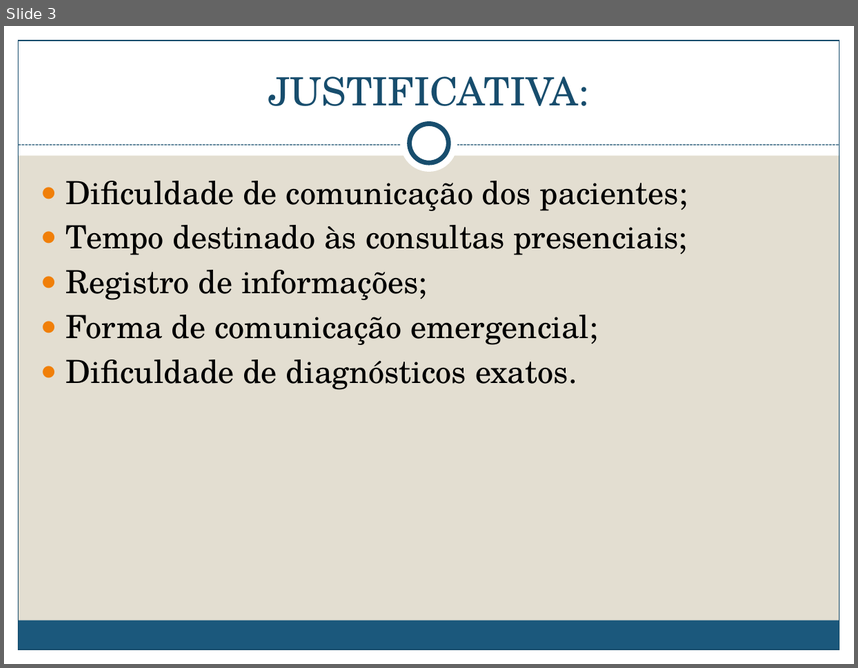
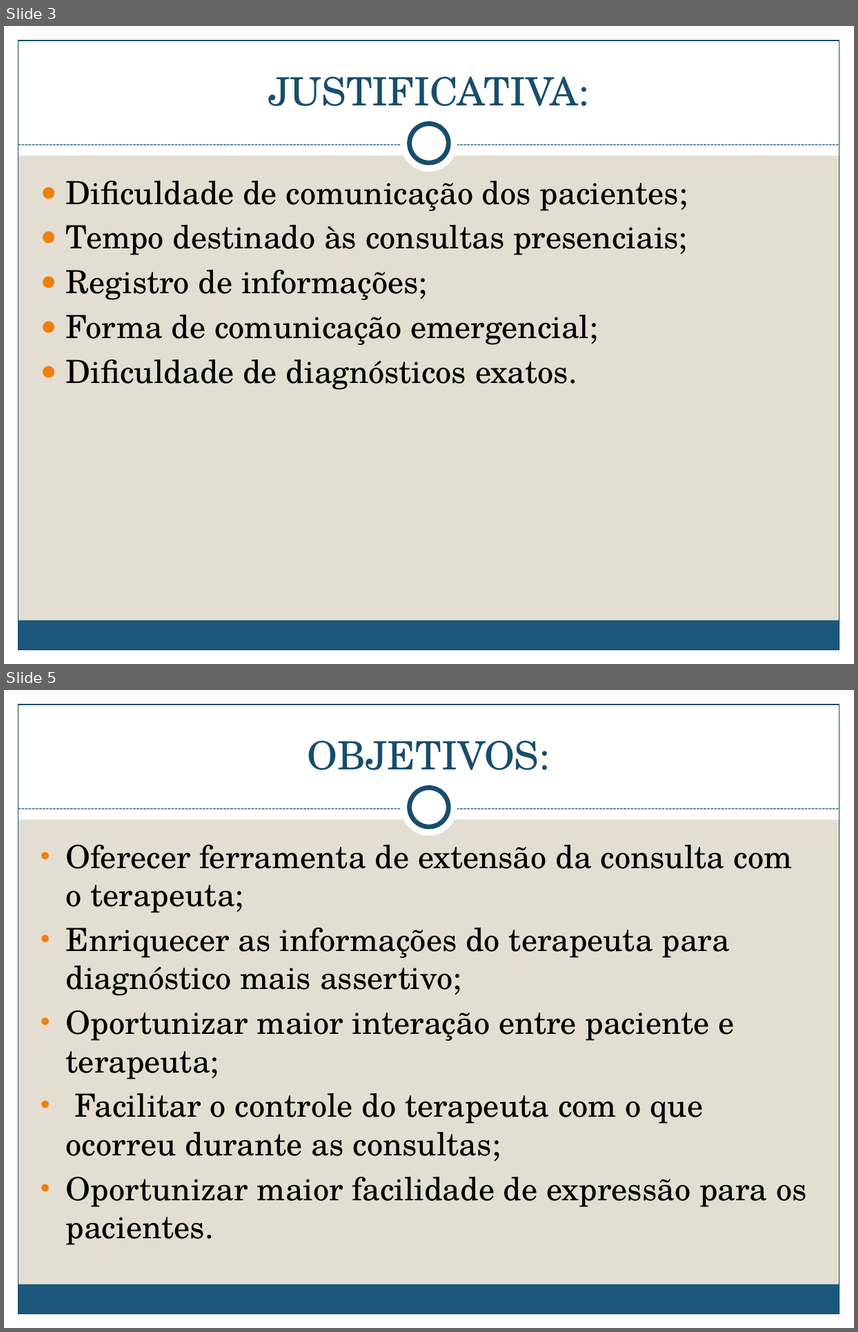
Before and after one commit to jhenitmj/PSIQ, a slide deck: DocumentoPSIQ/PSIQ.pptx. Shown one above the other, each under a label of ours: slide 3 before the commit, slides 3 and 5 after it; the slides between them are not shown. The pictures are 858x668 and 858x1332 pixels, drawn with LibreOffice and Linux fonts; fonts in the diff are those of the drawing. Boxes give left, top, right and bottom in pixels: in the first picture for what was removed or moved away, otherwise in the second. Text is boxed around its words. In the diff, an @@ line names an element or a change of style, - is before the commit and + after.

```diff
--- a/DocumentoPSIQ/PSIQ.pptx
+++ b/DocumentoPSIQ/PSIQ.pptx
@@ slide 5 added at <box>4,690,854,1328</box>, background #E3DED1; not listed: 9 template elements that a slide beside it also shows @@
@@ title added at <box>308,740,550,770</box>, 33 pt, text #184E6D @@
+OBJETIVOS:
@@ text added at <box>66,845,807,1245</box>, 27 pt, text #000000 @@
+• Oferecer ferramenta de extensão da consulta com o terapeuta;
+• Enriquecer as informações do terapeuta para diagnóstico mais assertivo;
+• Oportunizar maior interação entre paciente e terapeuta;
+• Facilitar o controle do terapeuta com o que ocorreu durante as consultas;
+• Oportunizar maior facilidade de expressão para os pacientes.
```
Also in this commit, not shown: 2 slides changed, 6 other slides added.
